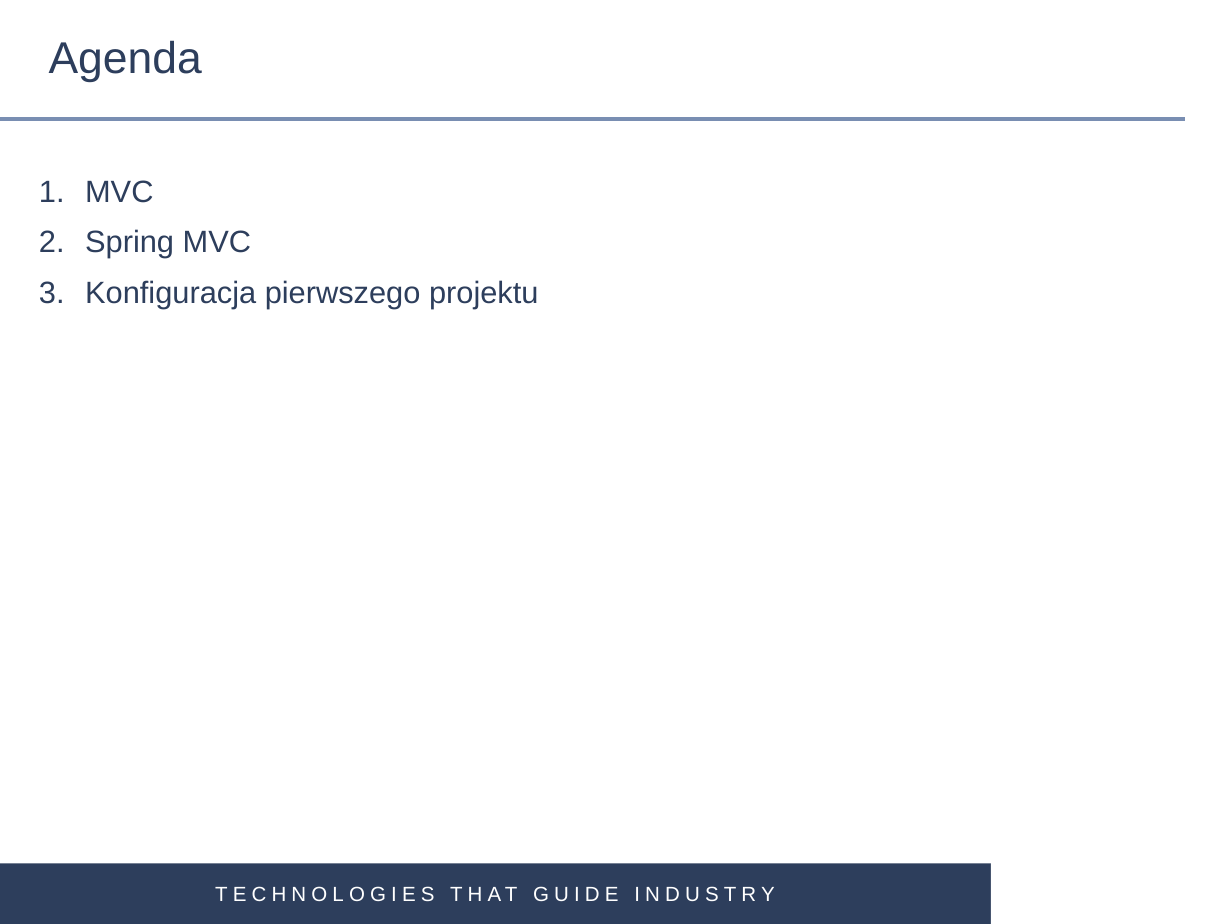
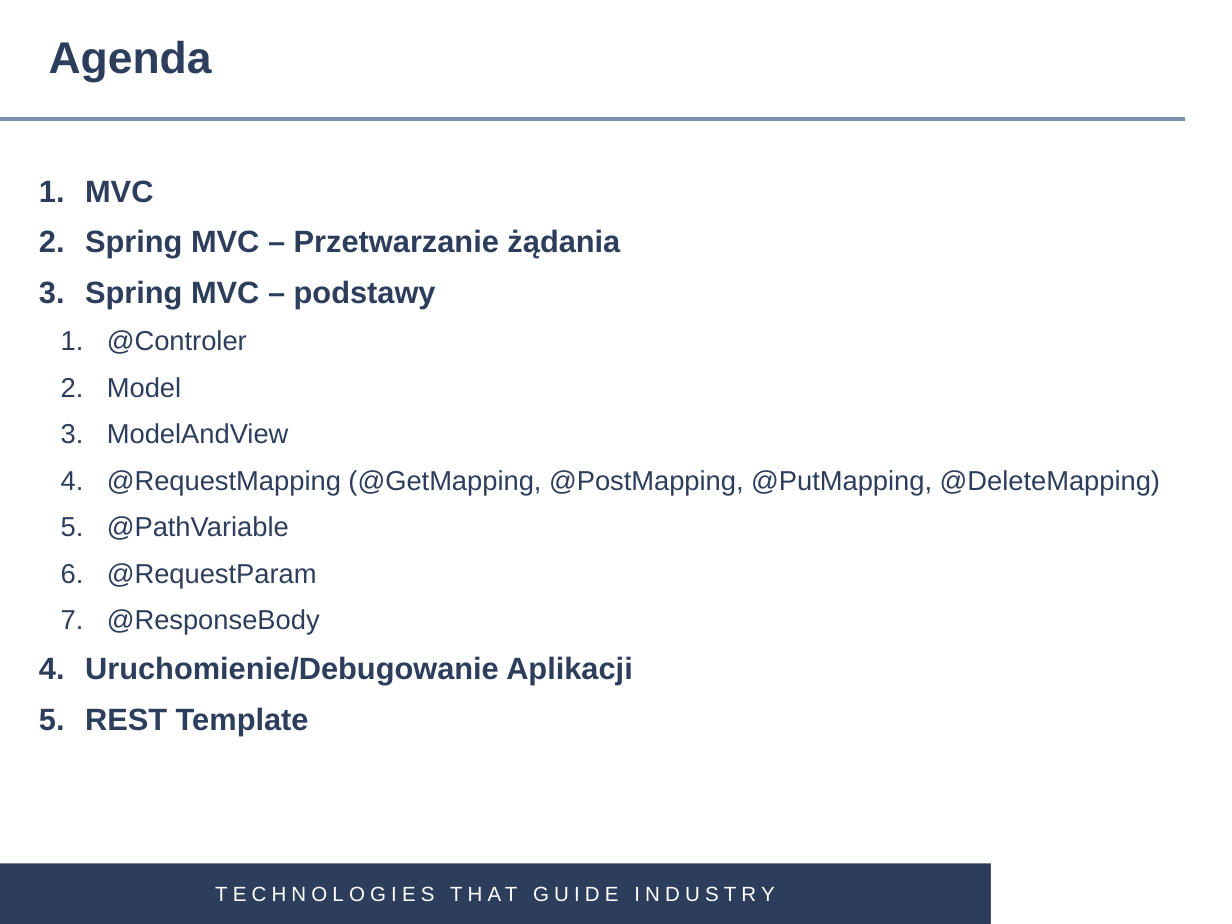
Before and after one commit to gardian91/SPRING_MVC-PSK, a slide deck: slide 2 of Spring MVC.pptx. Drawn at 1232x924 pixels with LibreOffice and Linux fonts; fonts in the diff are those of the drawing; background and template pictures are left out. Boxes give left, top, right and bottom in pixels: in the first picture for what was removed or moved away, otherwise in the second. Text is boxed around its words. In the diff, an @@ line names an element or a change of style, - is before the commit and + after.

```diff
--- a/Spring MVC.pptx
+++ b/Spring MVC.pptx
@@ title "Agenda" at [49, 40, 212, 82]: bold on @@
@@ text at [85, 180, 153, 203]: bold on in "MVC" @@
@@ text at [85, 229, 1160, 736]: text changed; size 18 to 16 pt @@
-2. Spring MVC
-3. Konfiguracja pierwszego projektu
+2. Spring MVC – Przetwarzanie żądania
+3. Spring MVC – podstawy
+  1. @Controler
+  2. Model
+  3. ModelAndView
+  4. @RequestMapping (@GetMapping, @PostMapping, @PutMapping, @DeleteMapping)
+  5. @PathVariable
+  6. @RequestParam
+  7. @ResponseBody
+4. Uruchomienie/Debugowanie Aplikacji
+5. REST Template
```
Also in this commit, not shown: 5 other slides changed, 1 slide added.
